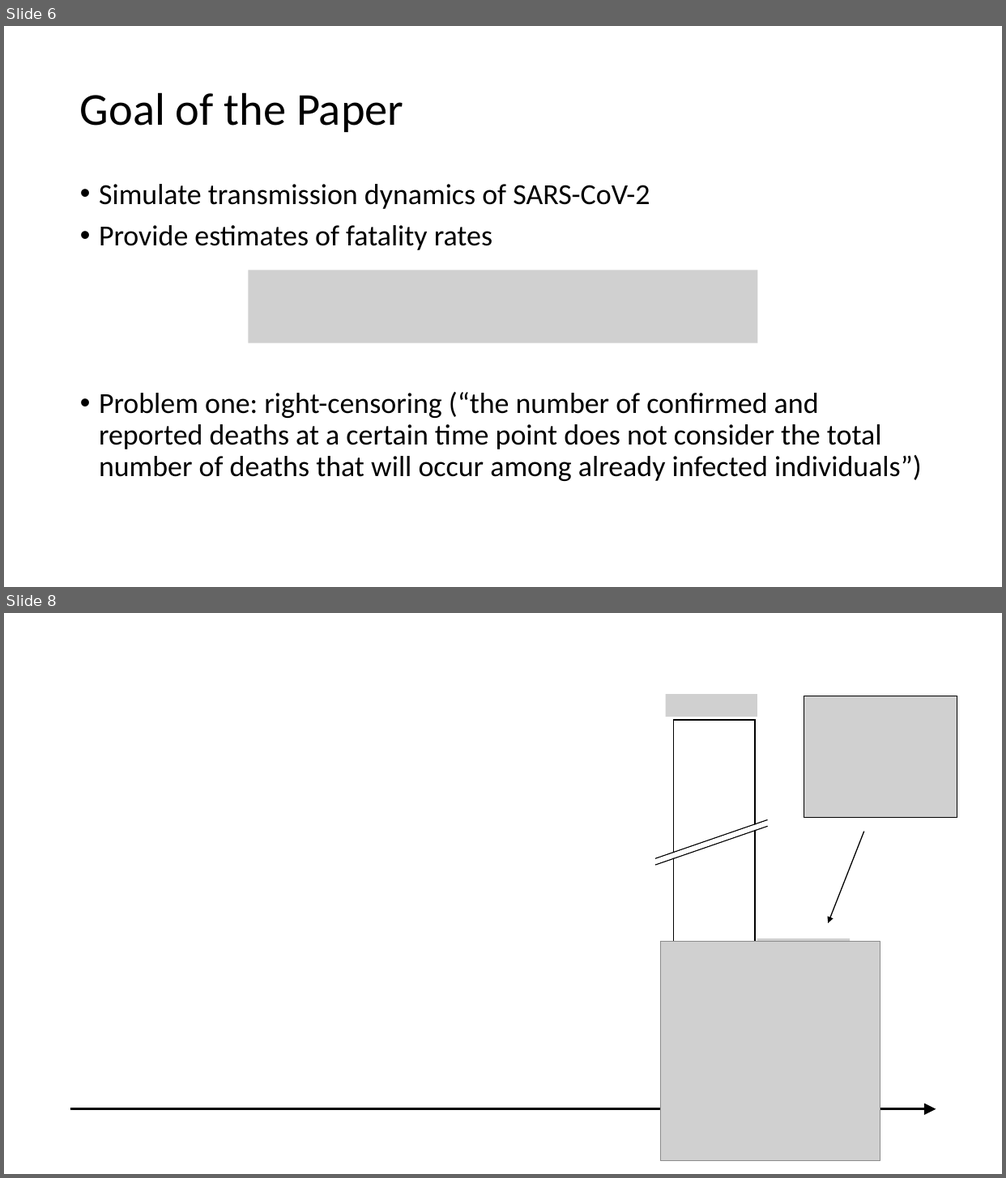
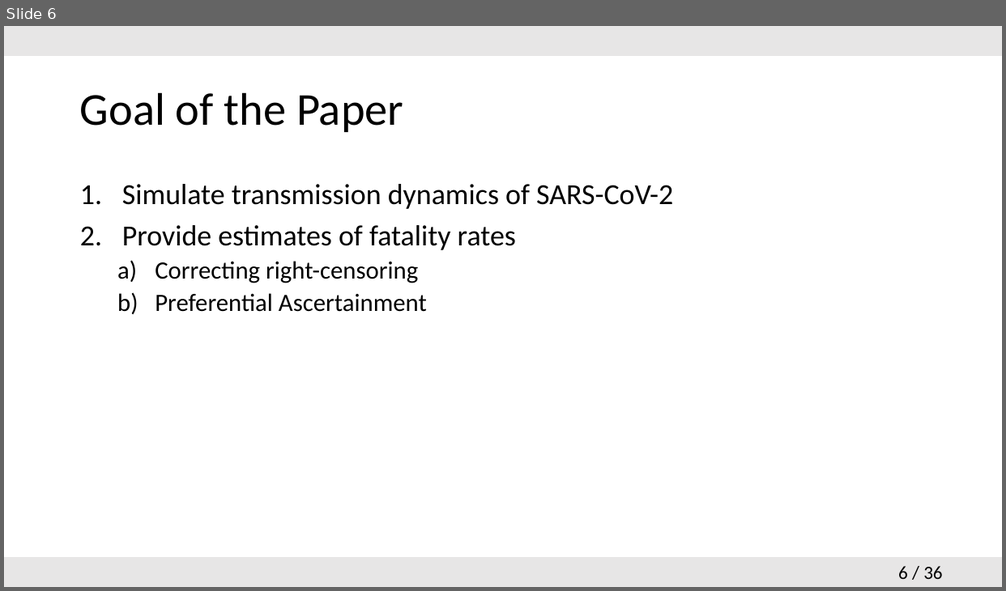
Before and after one commit to hsinyuku/Probablistic-modelling-, a slide deck: 2020-06-04_Presentation.pptx. Shown one above the other, each under a label of ours: slides 6 and 8 before the commit, slide 6 after it; the slides between them are not shown. The pictures are 1006x1178 and 1006x591 pixels, drawn with LibreOffice and Linux fonts; fonts in the diff are those of the drawing; grey boxes stand for pictures. Boxes give left, top, right and bottom in pixels: in the first picture for what was removed or moved away, otherwise in the second. Text is boxed around its words. In the diff, an @@ line names an element or a change of style, - is before the commit and + after.

Commit message:
uploading correct version of presentation

```diff
--- a/2020-06-04_Presentation.pptx
+++ b/2020-06-04_Presentation.pptx
@@ slide 8 removed at <box>4,613,1002,1174</box>, background #FFFFFF @@
@@ picture removed at <box>666,694,758,717</box> @@
@@ picture removed at <box>803,696,957,817</box> @@
@@ rectangle removed at <box>673,720,755,1071</box> @@
@@ line removed from (655, 865) to (768, 826) @@
@@ line removed from (655, 858) to (768, 820) @@
@@ line removed from (655, 862) to (768, 824) @@
@@ arrow removed from (864, 832) to (829, 924) @@
@@ picture removed at <box>661,942,880,1161</box> @@
@@ picture removed at <box>758,939,850,961</box> @@
@@ arrow removed from (70, 1110) to (936, 1110) @@
@@ slide 6 changed as well @@
@@ rectangle added at <box>4,26,1002,56</box>, fill #E7E6E6 @@
@@ text at <box>122,184,673,250</box>: bullet • to 1. @@
@@ text at <box>155,261,427,312</box>: text changed; size 28 to 24 pt @@
-• Problem one: right-censoring (“the number of confirmed and reported deaths at a certain time point does not consider the total number of deaths that will occur among already infected individuals”)
+  a) Correcting right-censoring
+  b) Preferential Ascertainment
@@ picture removed at <box>248,270,758,344</box> @@
@@ rectangle added at <box>4,557,1002,587</box>, fill #E7E6E6 @@
@@ page number added at <box>898,566,942,579</box>, 18 pt, text #000000 @@
+6 / 36
```
Also in this commit, not shown: 4 other slides changed, 31 slides added, 3 other slides removed.
